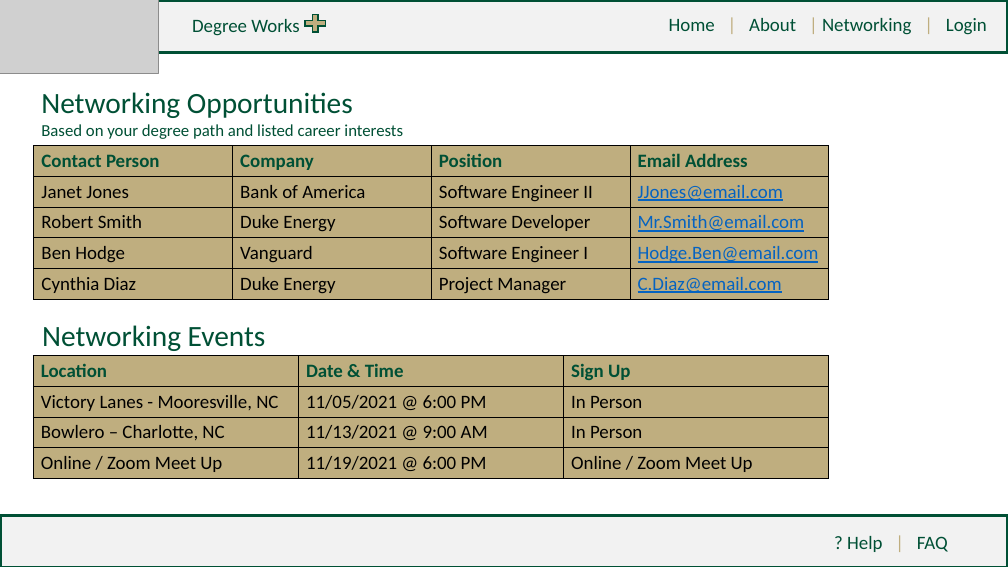
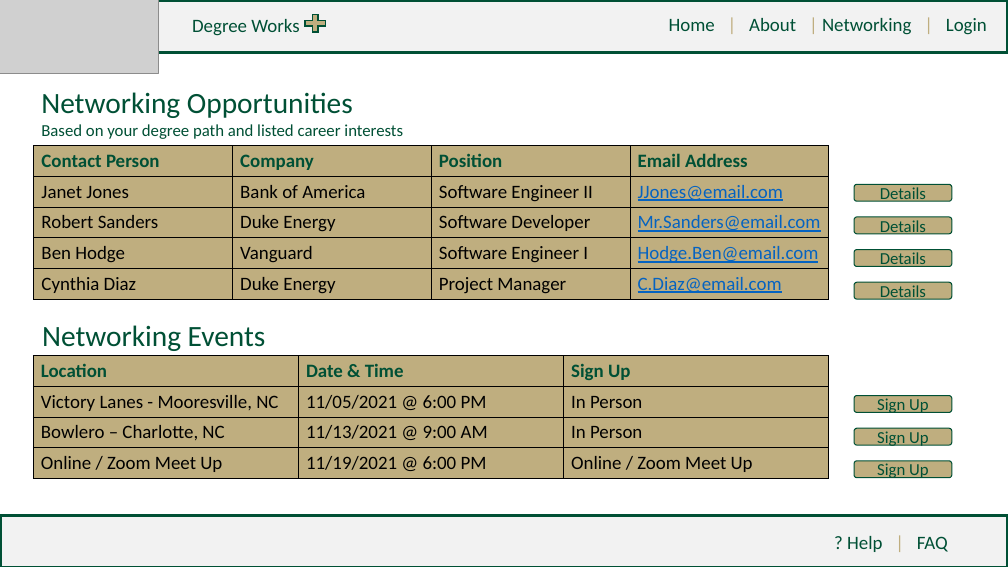
Before and after one commit to tcowie1/Group11-3155Repo, a slide deck: slide 5 of High-Fidelity/Group 11 - DegreeWorks PLUS High Fidelity.pptx. Drawn at 1008x567 pixels with LibreOffice and Linux fonts; fonts in the diff are those of the drawing; grey boxes stand for pictures. Boxes give left, top, right and bottom in pixels: in the first picture for what was removed or moved away, otherwise in the second. Text is boxed around its words. In the diff, an @@ line names an element or a change of style, - is before the commit and + after.

```diff
--- a/High-Fidelity/Group 11 - DegreeWorks PLUS High Fidelity.pptx
+++ b/High-Fidelity/Group 11 - DegreeWorks PLUS High Fidelity.pptx
@@ table at <box>34,146,830,299</box> @@
-row 3, column 1: Robert Smith
+row 3, column 1: Robert Sanders
-row 3, column 4: Mr.Smith@email.com
+row 3, column 4: Mr.Sanders@email.com
@@ rounded rectangle added at <box>854,185,952,201</box>, fill #BFAE7F, outline #005035 1 pt, 16 pt, text #005035 @@
+Details
@@ rounded rectangle added at <box>854,217,952,234</box>, fill #BFAE7F, outline #005035 1 pt, 16 pt, text #005035 @@
+Details
@@ rounded rectangle added at <box>854,250,952,266</box>, fill #BFAE7F, outline #005035 1 pt, 16 pt, text #005035 @@
+Details
@@ rounded rectangle added at <box>854,282,952,299</box>, fill #BFAE7F, outline #005035 1 pt, 16 pt, text #005035 @@
+Details
@@ rounded rectangle added at <box>854,395,952,412</box>, fill #BFAE7F, outline #005035 1 pt, 16 pt, text #005035 @@
+Sign Up
@@ rounded rectangle added at <box>854,428,952,445</box>, fill #BFAE7F, outline #005035 1 pt, 16 pt, text #005035 @@
+Sign Up
@@ rounded rectangle added at <box>854,461,952,478</box>, fill #BFAE7F, outline #005035 1 pt, 16 pt, text #005035 @@
+Sign Up
```
Also in this commit, not shown: 7 other slides changed, 3 slides added.
